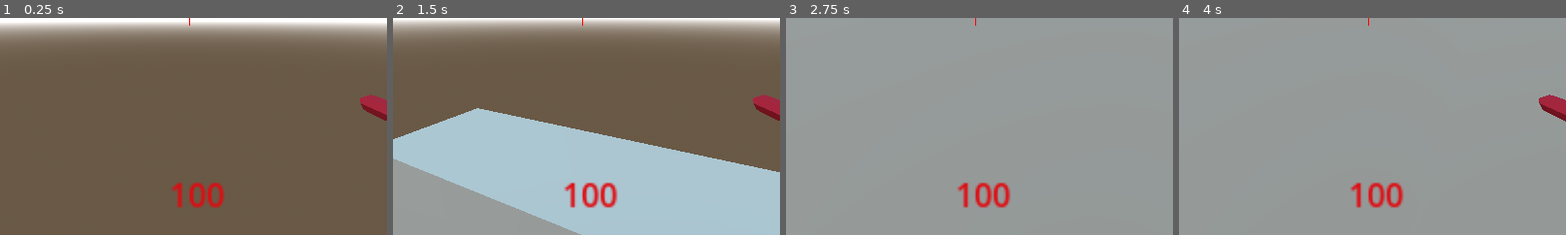
Above: before the commit, frames 1-4 (left to right).
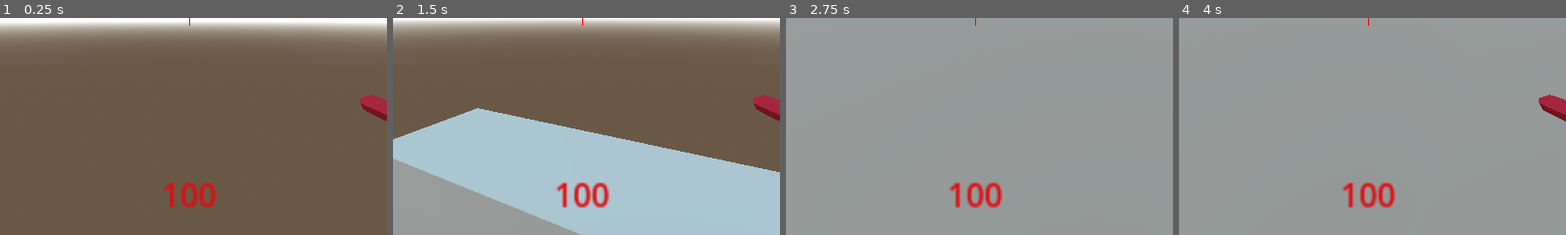
Above: after the commit, the same moments.

Repository: jamesrayment/jamesrayment2024-digital-internal
Game: Godot game, scene res://node_3d.tscn
Two runs of this game, one before a commit and one after it. Both use one fixed random seed, a clock stepped at 60 frames per second and the inputs below.
Inputs (mouse positions are % of the whole screen's width and height, from its top left):
- Up to frame 1 (0.25 s): no input
- Up to frame 2 (1.5 s): tap Enter (ui_accept) at 0.5, 0.77, 1.25 s; move the mouse to (72, 45) at 0.52 s; hold Right (ui_right) 0.53-1.28 s; hold C (Crouch) 0.53-1.28 s; move the mouse to (45, 50) at 1.27 s; hold Up (ui_up) from 1.28 s (still down); tap Shift (Shift) at 1.35 s
- Up to frame 3 (2.75 s): keep holding Up (ui_up); tap Enter (ui_accept) at 1.52 s; move the mouse to (52, 48) at 2.02 s; press the mouse at (52, 48) at 2.03 s
- Up to frame 4 (4 s): keep holding Up (ui_up); tap Enter (ui_accept) at 2.75, 3.02, 3.77 s; move the mouse to (49, 52) at 2.77 s; release the mouse at (49, 52) at 2.78 s; tap C (Crouch) at 2.85 s; move the mouse to (57, 51) at 3.52 s; tap Shift (Shift) at 3.6 s
The pictures show only the part of the screen within x 26-75%, y 50-100%; the shares and areas given below are measured in that part.

The runs differ from the first frame. In frame 1, 1.3% of the frame differs, in the area x 42-58%, y 75-88%; in frame 2, 1.4%, in the area x 42-59%, y 75-88%; in frame 3, 1.3%; in frame 4, 1.3%.

Commit message:
Created a save feature for variables.
Variables are now saved between playthroughs of the game (e.g money is retained after finishing a level).

Diff:
--- a/Gdottesting/ObjectiveMarker.gd
+++ b/Gdottesting/ObjectiveMarker.gd
@@ -1,5 +1,6 @@
 extends Area3D
 
+@onready var global = get_node("/root/Global")
 
 # Called when the node enters the scene tree for the first time.
 func _ready():
@@ -12,6 +13,8 @@
 
 func _on_body_entered(body):
 	if body.is_in_group("player"):
+		global.money += 10
+		get_node("/root/Node3D/Player").save()
 		print("objective reached!")
 		get_tree().create_timer(1.0)
 		get_tree().quit()
--- a/Gdottesting/Player.gd
+++ b/Gdottesting/Player.gd
@@ -24,16 +24,24 @@
 
 var _is_crouching : bool = false
 
+var save_path = "user://variable.save"
+
 # Get the gravity from the project settings to be synced with RigidBody nodes.
 var gravity = ProjectSettings.get_setting("physics/3d/default_gravity")
 
 
+@onready var save_nodes = get_tree().get_nodes_in_group("persist")
+
 func _ready():
+	load_data()
+	print("money=", global.money)
+
 	for coin in coins_group:
 		total_coins += 1
-		print(total_coins)
 
 	total_coins = len(coins_group)
+
+
 
 func _unhandled_input(event):
 	if event is InputEventMouseMotion:
@@ -75,19 +83,20 @@
 		velocity.z = move_toward(velocity.z, 0, SPEED)
 
 	if health <= 0:
+		save()
 		emit_signal("player_death")
 		queue_free()
 
 	move_and_slide()
 
-	global.player_coins += 1
-	#print(global.player_coins)
 
 	#sprint mechanics
 	if Input.is_action_just_pressed("Shift"):
 		SPEED = 10.0
 	elif Input.is_action_just_released("Shift"):
 		SPEED = 5.0
+
+	save()
 
 func toggle_crouch():
 	if _is_crouching == true:
@@ -107,3 +116,15 @@
 	health -= 50
 	get_node("/root/Node3D/Player/CollisionShape3D/Neck/currenthealth").text = str(health)
 	print(health)
+
+func save():
+	var file = FileAccess.open(save_path, FileAccess.WRITE)
+	file.store_var(global.money)
+
+
+func load_data():
+	if FileAccess.file_exists(save_path):
+		var file = FileAccess.open(save_path, FileAccess.READ)
+		global.money = file.get_var(global.money)
+	else:
+		print("no data found")
--- a/Gdottesting/enemy.gd
+++ b/Gdottesting/enemy.gd
@@ -19,6 +19,8 @@
 
 @export var ANIMATIONPLAYER : AnimationPlayer
 
+# identifies global scene for storing variables between scenes
+@onready var global = get_node("/root/Global")
 
 # Get the gravity from the project settings to be synced with RigidBody nodes.
 var gravity = ProjectSettings.get_setting("physics/3d/default_gravity")
@@ -34,11 +36,9 @@
 		velocity.y -= gravity * delta
 	# Enemy is delted when health is equal or lesser than 0
 	if health <= 0:
+		global.money += 5
+		print("money=", global.money)
 		queue_free()
-	if player_dead == false:
-		var player = get_node("/root/Node3D/Player")
-	else:
-		pass
 
 	if playerspotted == true and player_dead == false:
 		look_at(player.global_position)
--- a/Gdottesting/global.gd
+++ b/Gdottesting/global.gd
@@ -1,11 +1,11 @@
 extends Node
 
-var player_coins = 0
+var money = 0
 
 
 # Called when the node enters the scene tree for the first time.
 func _ready():
-	pass # Replace with function body.
+	pass
 
 
 # Called every frame. 'delta' is the elapsed time since the previous frame.
--- a/Gdottesting/node_3d.tscn
+++ b/Gdottesting/node_3d.tscn
@@ -62,18 +62,6 @@
 "transitions": PackedFloat32Array(1),
 "update": 0,
 "values": [Vector3(0.00283593, -3.06543, 0.00967595)]
-}
-tracks/4/type = "value"
-tracks/4/imported = false
-tracks/4/enabled = true
-tracks/4/path = NodePath("../enemy:rotation")
-tracks/4/interp = 1
-tracks/4/loop_wrap = true
-tracks/4/keys = {
-"times": PackedFloat32Array(0),
-"transitions": PackedFloat32Array(1),
-"update": 0,
-"values": [Vector3(3.48787e-16, 3.48787e-16, 3.48787e-16)]
 }
 
 [sub_resource type="Animation" id="Animation_pv6u8"]
@@ -175,30 +163,12 @@
 "values": [Vector3(0, 0.10844, 0), Vector3(0, -0.388046, 0)]
 }
 
-[sub_resource type="Animation" id="Animation_hlojw"]
-resource_name = "enemy_rotate"
-length = 10.3
-loop_mode = 1
-tracks/0/type = "value"
-tracks/0/imported = false
-tracks/0/enabled = true
-tracks/0/path = NodePath("../enemy:rotation")
-tracks/0/interp = 1
-tracks/0/loop_wrap = true
-tracks/0/keys = {
-"times": PackedFloat32Array(0, 1.3, 2.6, 4.3, 6, 7.3, 8.6, 10.3),
-"transitions": PackedFloat32Array(1, 1, 1, 1, 1, 1, 1, 1),
-"update": 0,
-"values": [Vector3(3.48787e-16, 3.48787e-16, 3.48787e-16), Vector3(3.48787e-16, 1.5708, 3.48787e-16), Vector3(3.48787e-16, 1.5708, 3.48787e-16), Vector3(3.48787e-16, 3.48787e-16, 3.48787e-16), Vector3(3.48787e-16, 3.48787e-16, 3.48787e-16), Vector3(3.48787e-16, -1.5708, 3.48787e-16), Vector3(3.48787e-16, -1.5708, 3.48787e-16), Vector3(3.48787e-16, 0, 3.48787e-16)]
-}
-
 [sub_resource type="AnimationLibrary" id="AnimationLibrary_2ug4j"]
 _data = {
 "RESET": SubResource("Animation_1iv58"),
 "Reload": SubResource("Animation_pv6u8"),
 "Shoot": SubResource("Animation_a422s"),
-"crouch": SubResource("Animation_lxcpf"),
-"enemy_rotate": SubResource("Animation_hlojw")
+"crouch": SubResource("Animation_lxcpf")
 }
 
 [sub_resource type="CapsuleShape3D" id="CapsuleShape3D_odbgj"]
@@ -267,7 +237,7 @@
 [node name="Node3D" type="Node3D"]
 script = ExtResource("1_33ege")
 
-[node name="Player" type="CharacterBody3D" parent="." node_paths=PackedStringArray("ANIMATIONPLAYER") groups=["player"]]
+[node name="Player" type="CharacterBody3D" parent="." node_paths=PackedStringArray("ANIMATIONPLAYER") groups=["persist", "player"]]
 transform = Transform3D(1, 0, 0, 0, 1, 0, 0, 0, 1, 0, 18.2172, 0)
 script = ExtResource("1_bfrp1")
 ANIMATIONPLAYER = NodePath("AnimationPlayer")
@@ -312,9 +282,9 @@
 
 [node name="currenthealth" type="Label" parent="Player/CollisionShape3D/Neck"]
 material = SubResource("ShaderMaterial_qypho")
-offset_left = 910.0
+offset_left = 890.0
 offset_top = 921.0
-offset_right = 938.0
+offset_right = 918.0
 offset_bottom = 944.0
 scale = Vector2(5, 5)
 theme_override_colors/font_color = Color(0.87451, 0.0431373, 0.0666667, 1)
Not shown: 1 places in Gdottesting/node_3d.tscn that only renumber resources
